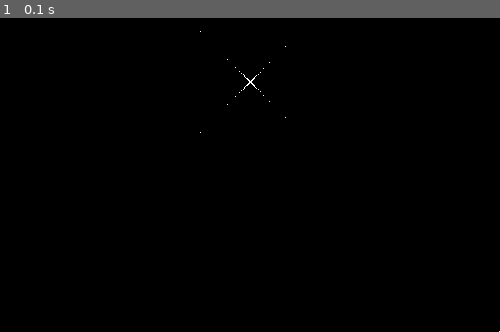
Above: before the commit, frame 1.
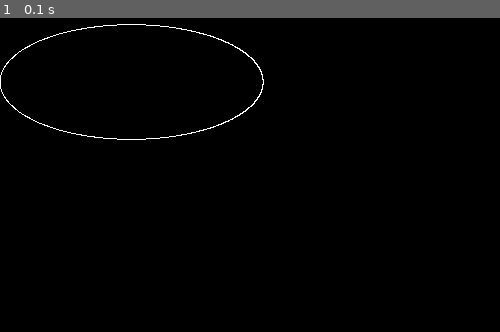
Above: after the commit, the same moment.

Repository: jpgtordilla/TransferOrbit
Game: pygame game, started from main.py
The game is run twice, just before and just after one commit, with the same random seed, the same clock (stepped at 60 frames per second) and the same inputs.
Inputs:
- Up to frame 1 (0.1 s): no input

The runs differ from the first frame. In frame 1, 0.5% of the frame differs, in the area x 0-100%, y 1-100%.

Commit message:
fixed ellipse graphing

Diff:
--- a/graph_orbits.py
+++ b/graph_orbits.py
@@ -42,7 +42,7 @@
 
 """CONSTANTS that should be CHANGED for experimentation"""
 L = 10**24 # angular momentum
-EPSILON = 1.1 # circle
+EPSILON = 0.9 # circle
 C = L**2 / (GAMMA * MU)
 
 """INITIATE PYGAME
@@ -114,15 +114,21 @@
 
     # get max in the list
     # find dividing factor that reduced it to the width of the screen (divided by 2)
+
+    """
     x_max = max([abs(elem) for elem in x_point_list])
     y_max = max([abs(elem) for elem in y_point_list])
     x_factor = x_max / (WIDTH / 2)
     y_factor = y_max / (HEIGHT / 2)
+    """
+
+    r_max = max([abs(elem) for elem in r_list])
+    factor = r_max / (WIDTH / 2)
 
     # graph each point
     for i in range(len(x_point_list)):
-        current_x_coord = int((x_point_list[i] / x_factor) + WIDTH / 2)
-        current_y_coord = int((y_point_list[i] / y_factor) + HEIGHT / 2)
+        current_x_coord = int((x_point_list[i] / factor) + WIDTH / 2)
+        current_y_coord = int((y_point_list[i] / factor) + HEIGHT / 2)
         # plot point
         surface.set_at((current_x_coord, current_y_coord), WHITE)
 
